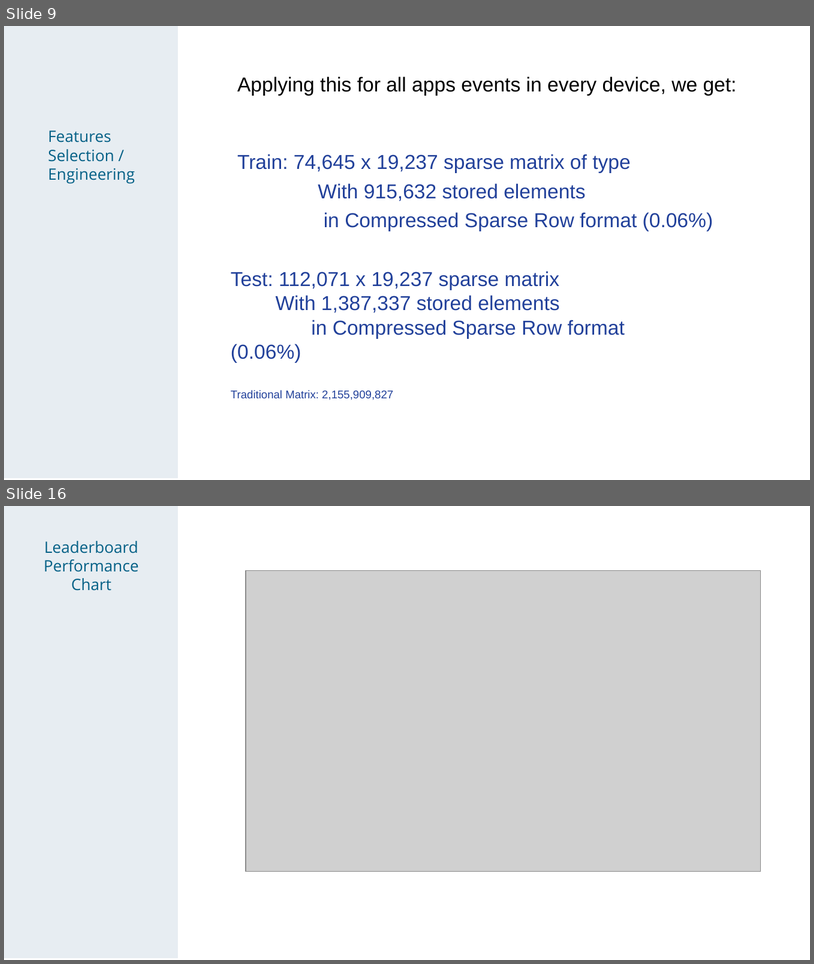
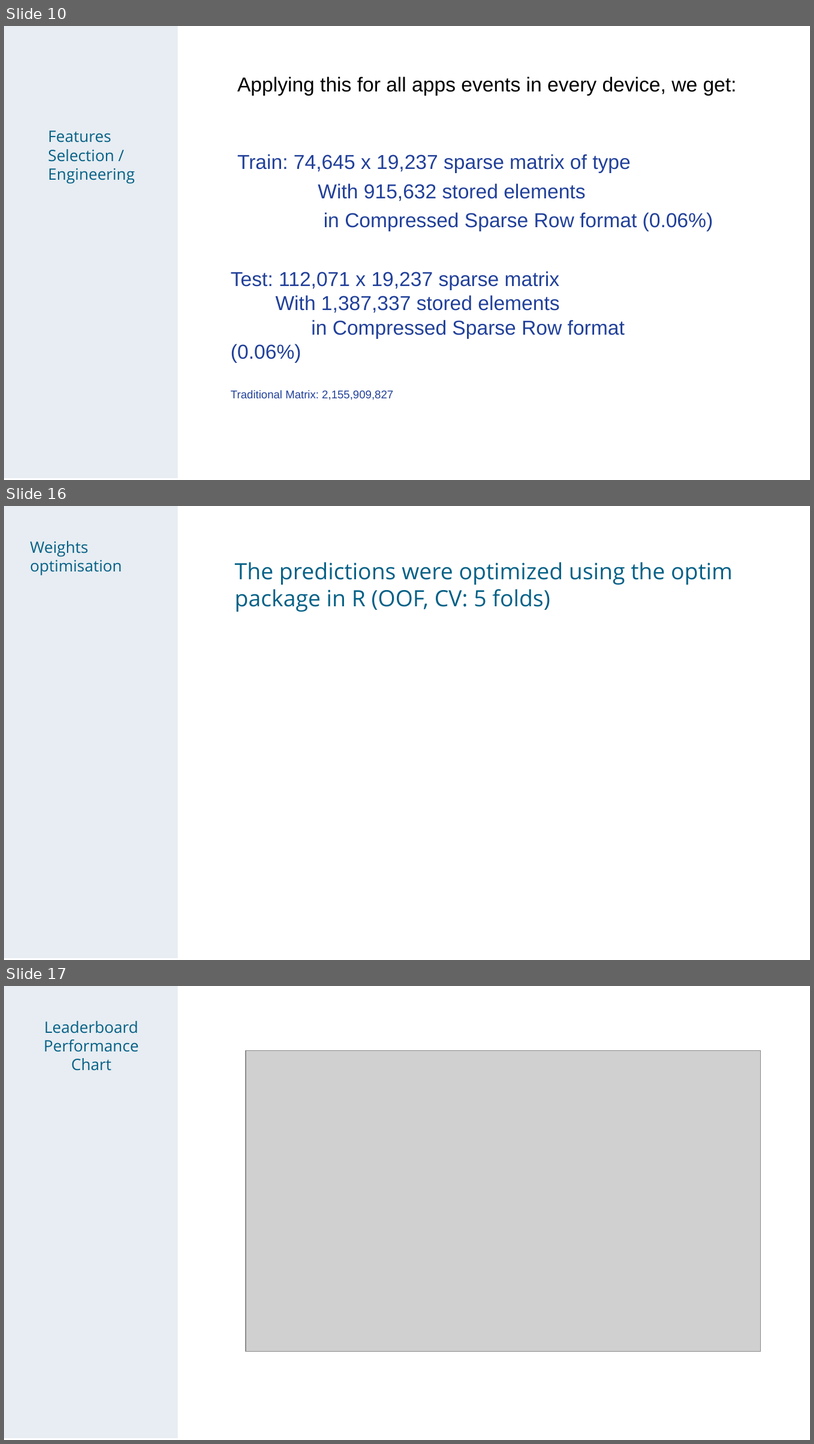
Before and after one commit to chechir/talking_data, a slide deck: brussels/deck_overview_detail.odp. Shown one above the other, each under a label of ours: slides 9 and 16 before the commit, slides 10, 16 and 17 after it; the slides between them are not shown. The pictures are 814x964 and 814x1444 pixels, drawn with LibreOffice and Linux fonts; fonts in the diff are those of the drawing; grey boxes stand for pictures. Boxes give left, top, right and bottom in pixels: in the first picture for what was removed or moved away, otherwise in the second. Text is boxed around its words. In the diff, an @@ line names an element or a change of style, - is before the commit and + after.

```diff
--- a/brussels/deck_overview_detail.odp
+++ b/brussels/deck_overview_detail.odp
@@ slide 16 added at <box>4,506,810,960</box>, background #FFFFFF @@
@@ rectangle added at <box>4,506,177,958</box>, fill #E7EDF2 @@
@@ text added at <box>30,541,122,576</box>, 14 pt, text #046086 @@
+Weights optimisation
@@ text added at <box>235,562,733,612</box>, 20 pt, text #046086 @@
+The predictions were optimized using the optim package in R (OOF, CV: 5 folds)
@@ what was slide 9 is now slide 10 @@
@@ what was slide 16 is now slide 17 @@
```
Also in this commit, not shown: 9 slides changed, 1 other slide added, 1 slide removed.
